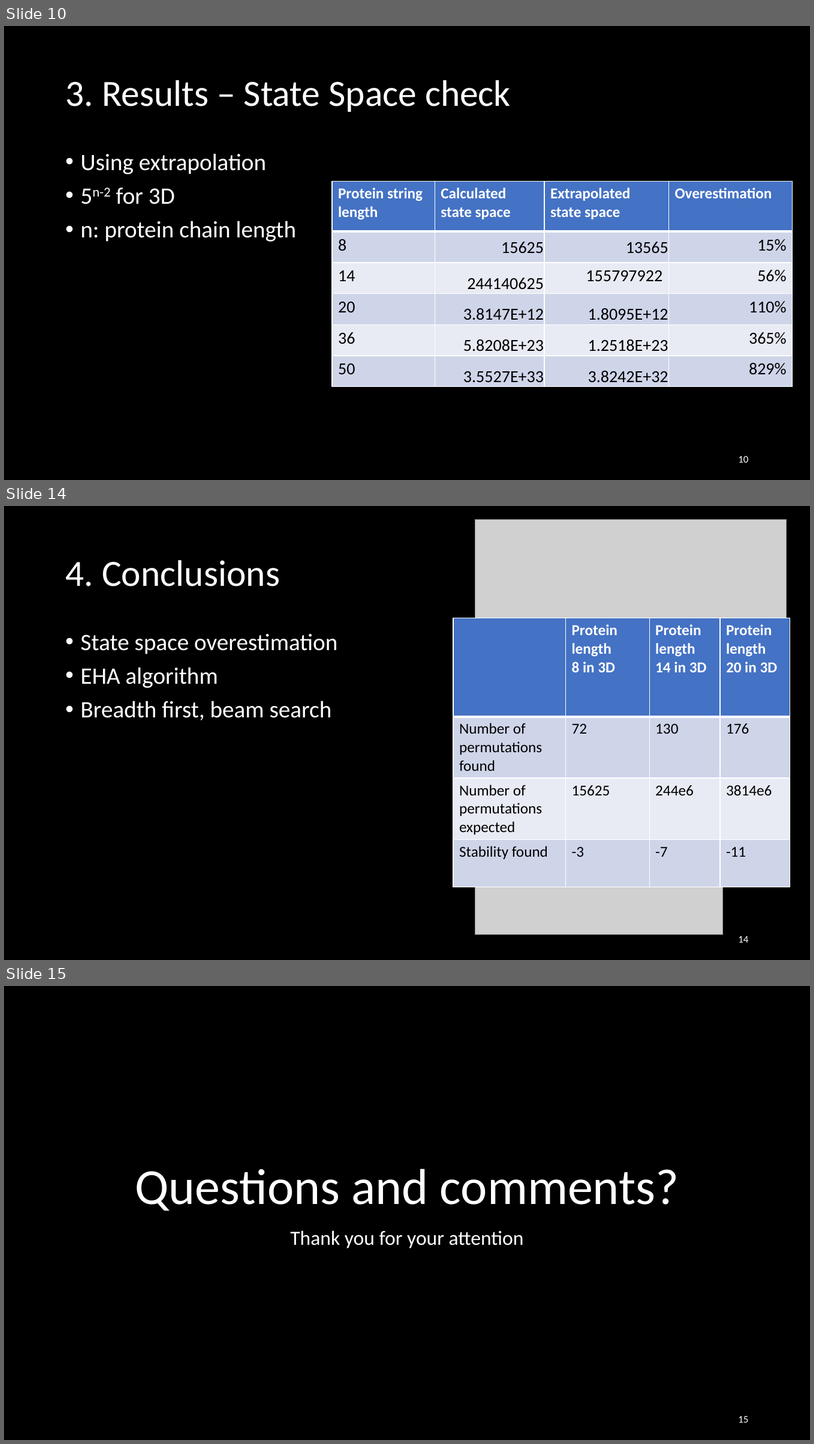
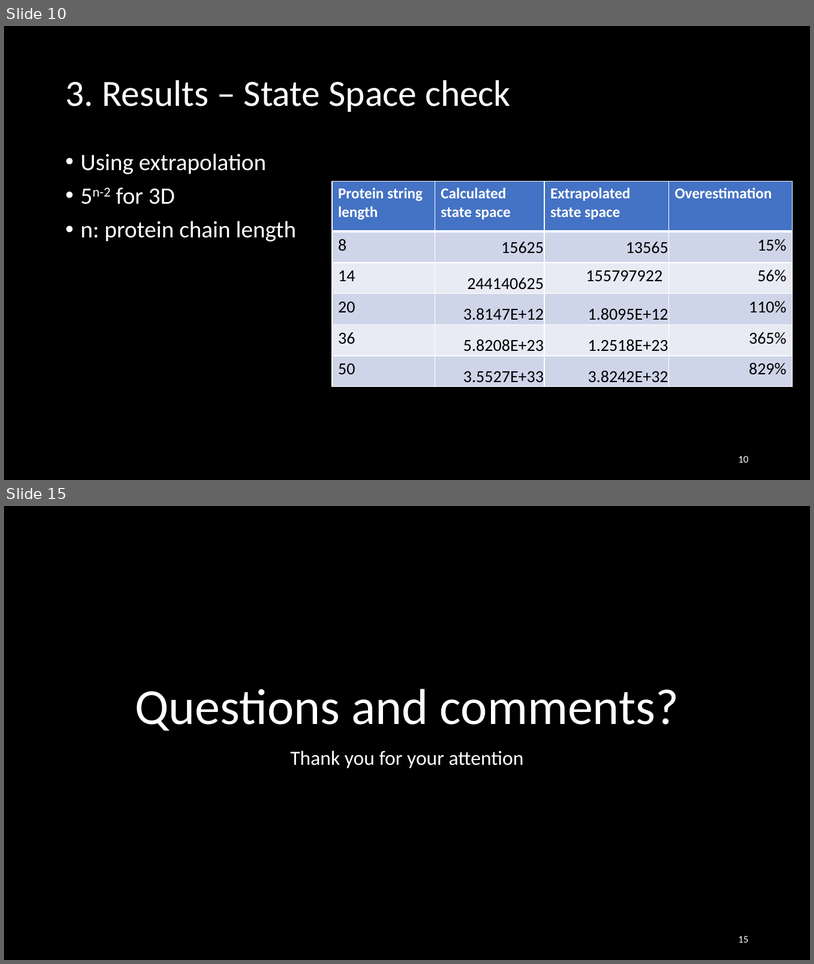
Before and after one commit to Loek21/Protein-Pow-d-er, a slide deck: Docs/PPP, final.pptx. Shown one above the other, each under a label of ours: slides 10, 14 and 15 before the commit, slides 10 and 15 after it; the slides between them are not shown. The pictures are 814x1444 and 814x964 pixels, drawn with LibreOffice and Linux fonts; fonts in the diff are those of the drawing; grey boxes stand for pictures. Boxes give left, top, right and bottom in pixels: in the first picture for what was removed or moved away, otherwise in the second. Text is boxed around its words. In the diff, an @@ line names an element or a change of style, - is before the commit and + after.

```diff
--- a/Docs/PPP, final.pptx
+++ b/Docs/PPP, final.pptx
@@ slide 14 removed at [4,506,810,960], background #000000 @@
@@ picture removed at [475,519,787,715] @@
@@ title removed at [65,560,280,586] @@
-4. Conclusions
@@ table removed at [453,618,791,883], 4 rows, 4 columns @@
- | Protein length / 8 in 3D | Protein length / 14 in 3D | Protein length / 20 in 3D
-Number of permutations / found | 72 | 130 | 176
-Number of permutations / expected | 15625 | 244e6 | 3814e6
-Stability found | -3 | -7 | -11
@@ table removed at [454,621,791,870], 4 rows, 3 columns @@
- | Protein length / 8 in 2D | Protein length / 8 in 3D
-Calculated / State space | 729 | 15625
-In Reality / State space | 543 | 13565
-Overestimation | 34% | 15%
@@ text removed at [81,634,338,720] @@
-• State space overestimation
-• EHA algorithm
-• Breadth first, beam search
@@ picture removed at [475,726,723,934] @@
@@ page number removed at [738,936,749,942] @@
-14
```
Also in this commit, not shown: 3 slides changed, 6 slides added, 1 other slide removed, 5 other files.
